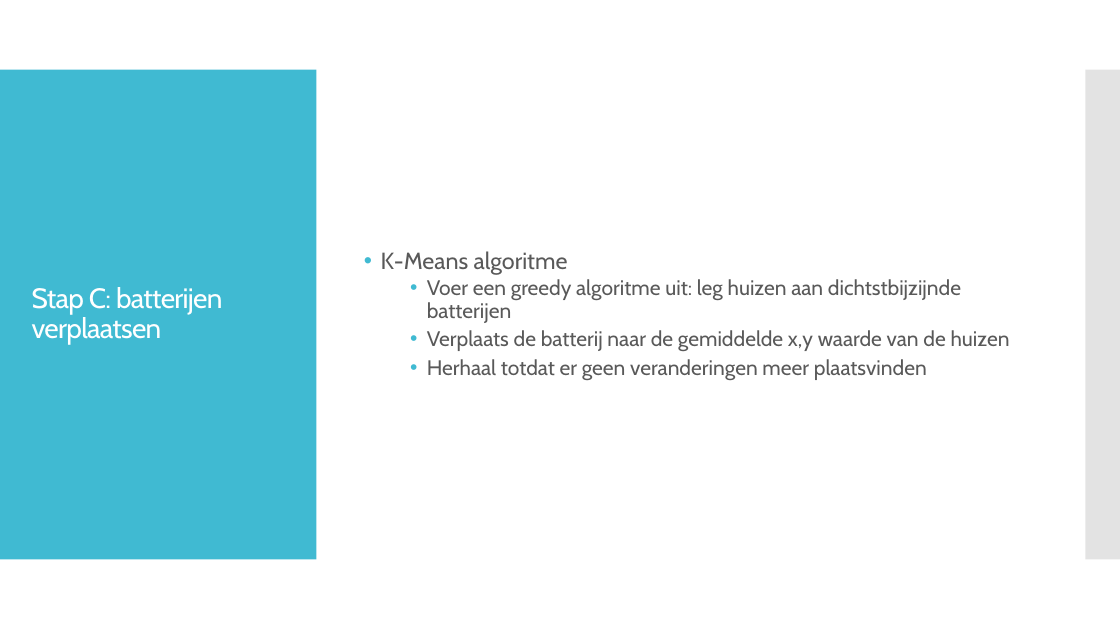
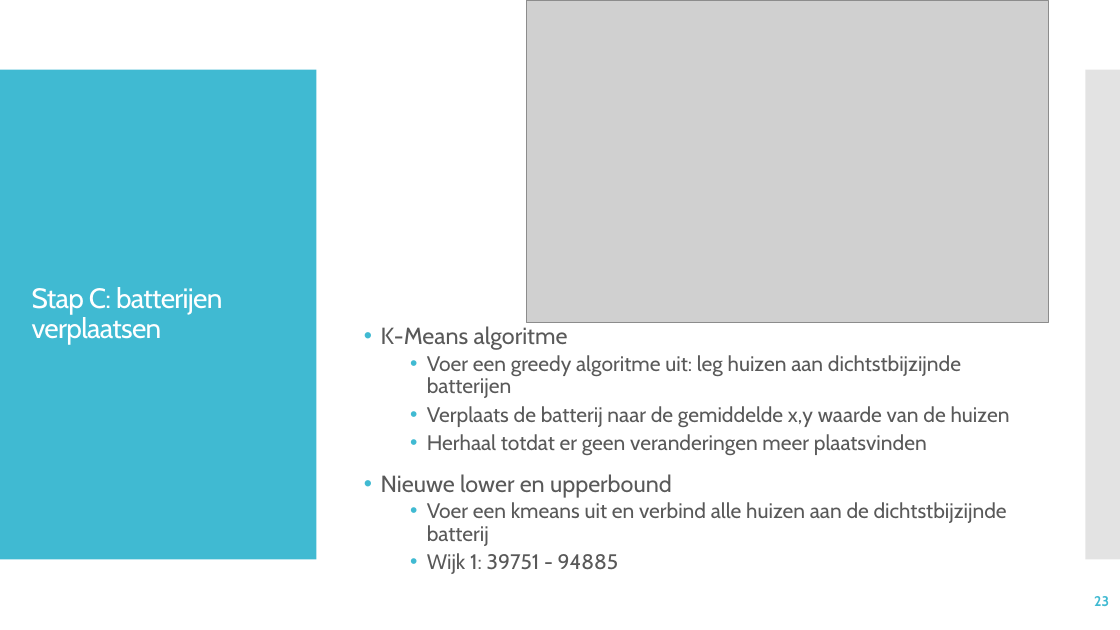
Before and after one commit to DaanMol/blauw.smartgrid, a slide deck: slide 23 of Presentation/powerpoints/The presentation to end all presentations.pptx (slide 18 before the commit). Drawn at 1120x630 pixels with LibreOffice and Linux fonts; fonts in the diff are those of the drawing; grey boxes stand for pictures. Boxes give left, top, right and bottom in pixels: in the first picture for what was removed or moved away, otherwise in the second. Text is boxed around its words. In the diff, an @@ line names an element or a change of style, - is before the commit and + after.

```diff
--- a/Presentation/powerpoints/The presentation to end all presentations.pptx
+++ b/Presentation/powerpoints/The presentation to end all presentations.pptx
@@ picture added at [527, 0, 1049, 323] @@
@@ text "K-Means algoritme": place and size @@
-text "K-Means algoritme" at [381, 251, 1010, 380]
+text "K-Means algoritme" at [381, 326, 1010, 574]
@@ text at [381, 474, 1007, 574]: paragraphs added @@
+• Nieuwe lower en upperbound
+  • Voer een kmeans uit en verbind alle huizen aan de dichtstbijzijnde batterij
+  • Wijk 1: 39751 - 94885
@@ page number added at [1094, 596, 1109, 606], 12 pt, text #40BAD2, bold @@
+23
```
Also in this commit, not shown: 15 other slides changed, 12 slides added, 4 slides removed.
